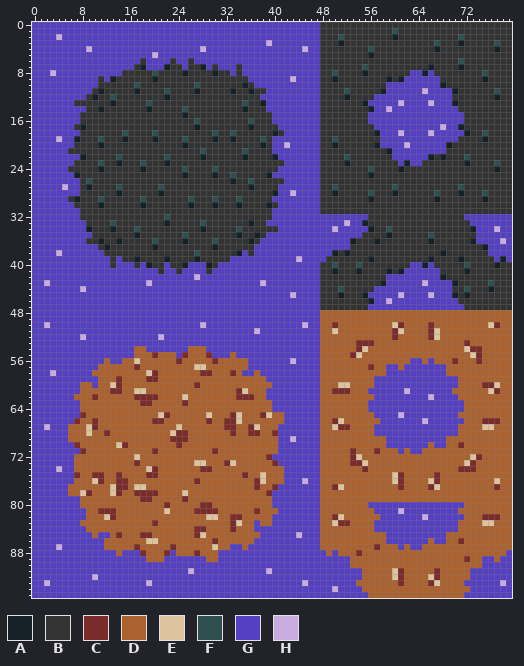
Edited in one commit: sprite sheet (environment/tiles/BlackandPinky.png). Above, as it was before the edit.
The file is 80x96 pixels.
Palette (. is transparent): A #152127  B #333333  C #7a2c2c  D #ab622e  E #ddc49f  F #304f50  G #5540c2  H #c8ace0
Once edited:
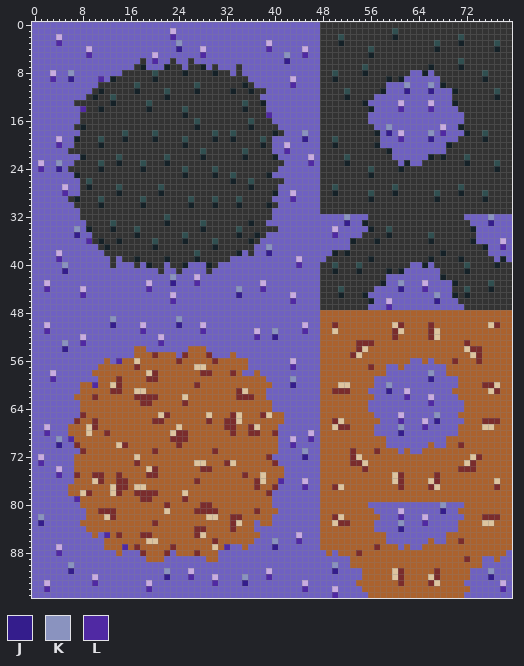
Colours new in this view: J #341d8c  K #8a93bf  L #5029a3
The exact change:
colour G: #5540c2 -> #6f61c2
Changed rows in their new state; - is a pixel that keeps its letter.
first column x 1:
 1 ----------------------H---------------------------------------------
 2 ----------------------L---------------------------------------------
 3 ---L-------------------K--------------------------------------------
 4 -----------------------J--------------L-----------------------------
 5 --------L------------------L-------------K--L-----------------------
 6 -------------------L---------------------J--------------------------
 8 -----K--------------------------------------------------------------
 9 --L--J----L---------------------------------------------------------
10 ------------------------------------------L------------------K---K--
11 -------------------------------------------------------------J--GJ--
14 -------L--------------------------------------------------G-L----L--
15 --------------------------------------L-----------------------------
17 ----------------------------------------------------------K---------
18 --------------------------------------------K-------------J------K-L
19 --------------------------------------------J---------------L----J--
20 ---L---------------------------------------------------------G------
21 -----------------------------------------L--------------------------
22 ---------------------------------------------H----------------------
23 H--K-----------------------------------------L----------------------
24 L--J----------------------------------------------------------------
first column x 1:
28 ----L-------------------------------------------------------------------------
29 ------------------------------------------L-----------------------------------
32 ---------------------------------------------------K-----------------------K--
33 ---------------------------------------------------J-----------------------J--
34 ------K---------------------------------------------------------------------G-
35 ------J------------------------------------------L----------------------------
36 --------L---------------------------------------------------------------------
37 --------------------------------------K--------------------------------------L
38 --------------------------------------J---------------------------------------
39 ---L--------------------------------------------------------------------------
40 ----K--------------------------------------L----------------------------------
41 ----J-------------------------------------------------------------------------
42 ----------------------K-------------------------------------------------------
43 ----------------------J---L---------------------------------K-----------------
44 -L----------------L--------------K---L----------------------J---L-------------
45 -------L--------------H----------J--------------------------G----GK-----------
46 ----------------------L-------------------L-----------------------J-----------
47 ----------------------------------------------------------L-------------------
49 ------------K----------K------------------------------------------------------
50 ------------J----H-----J------------------------------------------------------
51 -L---------------L---------L-----------K----L---------------------------------
52 ------------------------------------L--J--------------------------------------
53 ----K--L------------L---------------------------------------------------------
54 ----J-------------------------------------------------------------------------
56 -------------L----------------------------------------------------------------
57 ------------------------------------------L-----------------------------------
58 -----------------------------------------------------------------K------------
59 --L---------------------------------------K----------------------J------------
60 ---------L--------------------------------J---------------K-------------------
61 ----------------------------------------------------------J-------------------
62 -------------------------------------------------------------L----------------
63 -----------------------------------------------------------------L------------
65 ------------------------------------------------------------------K-----------
66 ------------------------------------------------------------L-----J-----------
67 ------------------------------------------------------------K---L-------------
68 -L-------------------------------------------H--------------J-----------------
69 ---K-L---------------------------------------L--------------------------------
70 ---J--------------------------------------L-----------------------------------
71 --------------------------------------------K---------------------------------
72 H-------------------------------------------J---------------------------------
73 L-----------------------------------------------------------------------------
75 ---L--------------------------------------------------------------------------
76 ----------------------------------------L-------------------------------------
77 --------------------------------------------L---------------------------------
79 ------L-----------------------------------------------------------------------
80 -------------------------------------------------------------------K----------
81 -------------------------------------------------------------------J----------
82 K-----------------------------------------------------------L-----------------
83 J-----------------------------------------------------------K---L-------------
84 ------------------------------------------------------------J-----------------
85 -----------L------------------------------------------------------------------
86 ---------------------------------------K---L----------------------------------
87 --------------L----------------L-------J--------------------------------------
88 ---L--------------------------------------------------------------------------
90 -----K-------------------------------------------K----------------------------
91 -----J---------------K---------------------------J-------------------------K--
92 ---------------------J---L---H----K---L------------------------------------J--
93 ---------L-------------------L----J-------------------------------------------
94 -L----------------L-------------------------L--------------------------------L
95 -------------------------------------------------L----------------------------
